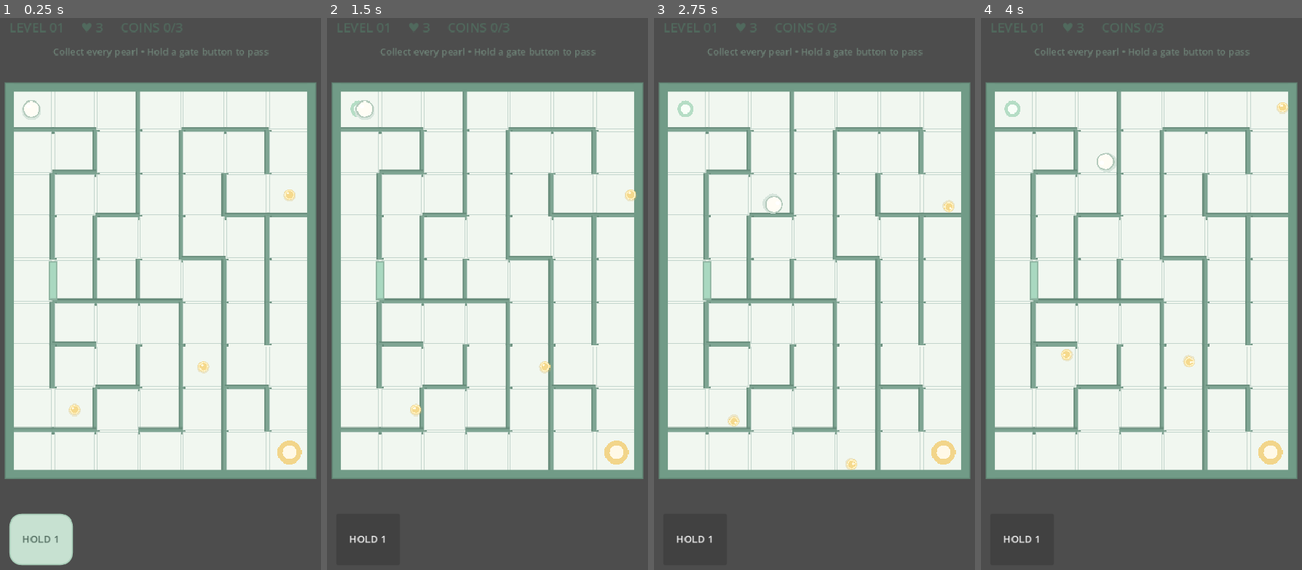
Above: before the commit, frames 1-4 (left to right).
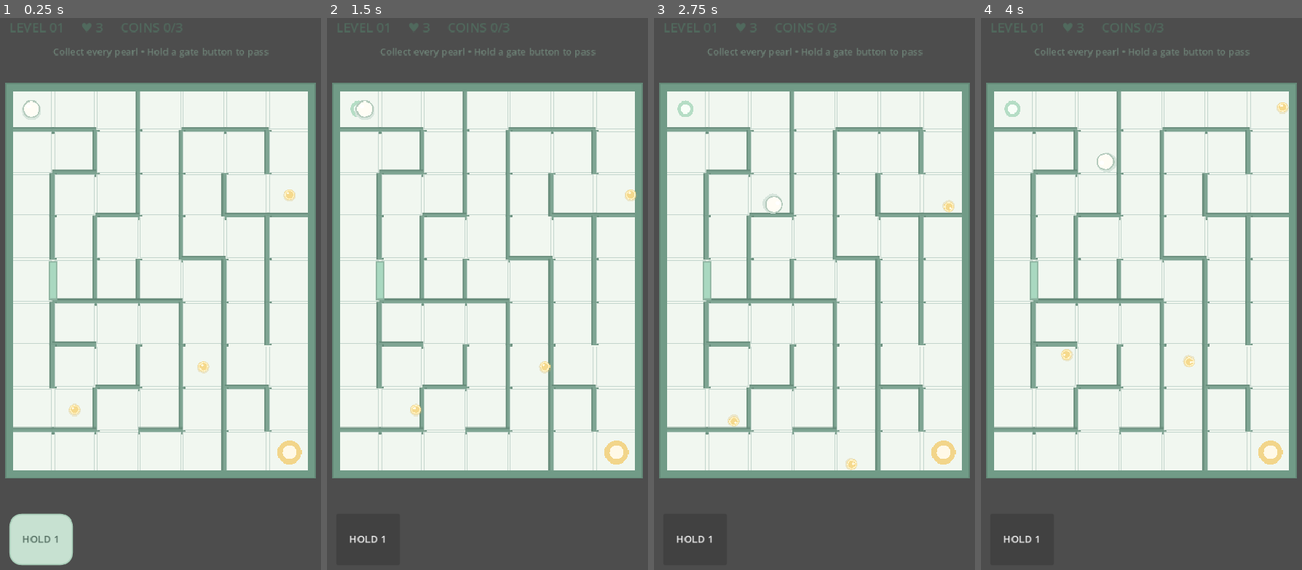
Above: after the commit, the same moments.

Repository: IoriHinata/Mikrozz
Game: Godot game, scene res://scenes/Main.tscn
The game is run twice, just before and just after one commit, with the same random seed, the same clock (stepped at 60 frames per second) and the same inputs.
Inputs:
- Up to frame 1 (0.25 s): no input
- Up to frame 2 (1.5 s): click "HOLD 1" at 0.5 s; tap Enter at 1.25 s; hold Right (ui_right) from 1.28 s (still down)
- Up to frame 3 (2.75 s): release Right (ui_right) at 2.03 s; hold Down (ui_down) from 2.03 s (still down)
- Up to frame 4 (4 s): release Down (ui_down) at 2.78 s; hold Right (ui_right) 2.78-3.53 s; tap Space at 3.5 s; hold Up (ui_up) from 3.53 s (still down)

The runs differ from the first frame. In frame 1, 1.0% of the frame differs, in the area x 1-99%, y 11-84%; in frame 2, 1.0%; in frame 3, 1.0%; in frame 4, 1.0%.

Commit message:
fix: correct Godot draw_rect arguments for maze rendering

Diff:
--- a/scripts/MazeGenerator.gd
+++ b/scripts/MazeGenerator.gd
@@ -230,7 +230,7 @@
 	return "%d,%d|%d,%d" % [first.x, first.y, second.x, second.y]
 
 func _draw() -> void:
-	draw_rect(board_rect.grow(7), palette.wall.darkened(0.12), true, true, 12.0)
+	draw_rect(board_rect.grow(7), palette.wall.darkened(0.12), true)
 	draw_rect(board_rect, palette.floor, true)
 	for y in range(rows):
 		for x in range(cols):
@@ -249,10 +249,10 @@
 				draw_line(from, to, palette.wall.darkened(0.12), 9.0, true)
 				draw_line(from, to, palette.wall.lightened(0.10), 5.0, true)
 	# Draw all four outer boundaries as continuous, high-contrast rails.
-	draw_rect(Rect2(board_rect.position - Vector2(5, 5), Vector2(board_rect.size.x + 10, 10)), palette.wall, true, true, 4.0)
-	draw_rect(Rect2(Vector2(board_rect.position.x - 5, board_rect.end.y - 5), Vector2(board_rect.size.x + 10, 10)), palette.wall, true, true, 4.0)
-	draw_rect(Rect2(board_rect.position - Vector2(5, 5), Vector2(10, board_rect.size.y + 10)), palette.wall, true, true, 4.0)
-	draw_rect(Rect2(Vector2(board_rect.end.x - 5, board_rect.position.y - 5), Vector2(10, board_rect.size.y + 10)), palette.wall, true, true, 4.0)
+	draw_rect(Rect2(board_rect.position - Vector2(5, 5), Vector2(board_rect.size.x + 10, 10)), palette.wall, true)
+	draw_rect(Rect2(Vector2(board_rect.position.x - 5, board_rect.end.y - 5), Vector2(board_rect.size.x + 10, 10)), palette.wall, true)
+	draw_rect(Rect2(board_rect.position - Vector2(5, 5), Vector2(10, board_rect.size.y + 10)), palette.wall, true)
+	draw_rect(Rect2(Vector2(board_rect.end.x - 5, board_rect.position.y - 5), Vector2(10, board_rect.size.y + 10)), palette.wall, true)
 	draw_circle(start_position, cell_size * 0.19, Color("#b5ddc5"))
 	draw_circle(start_position, cell_size * 0.11, Color("#f8fff8"))
 	draw_circle(finish_position, cell_size * 0.28, Color("#f2d58a"))
